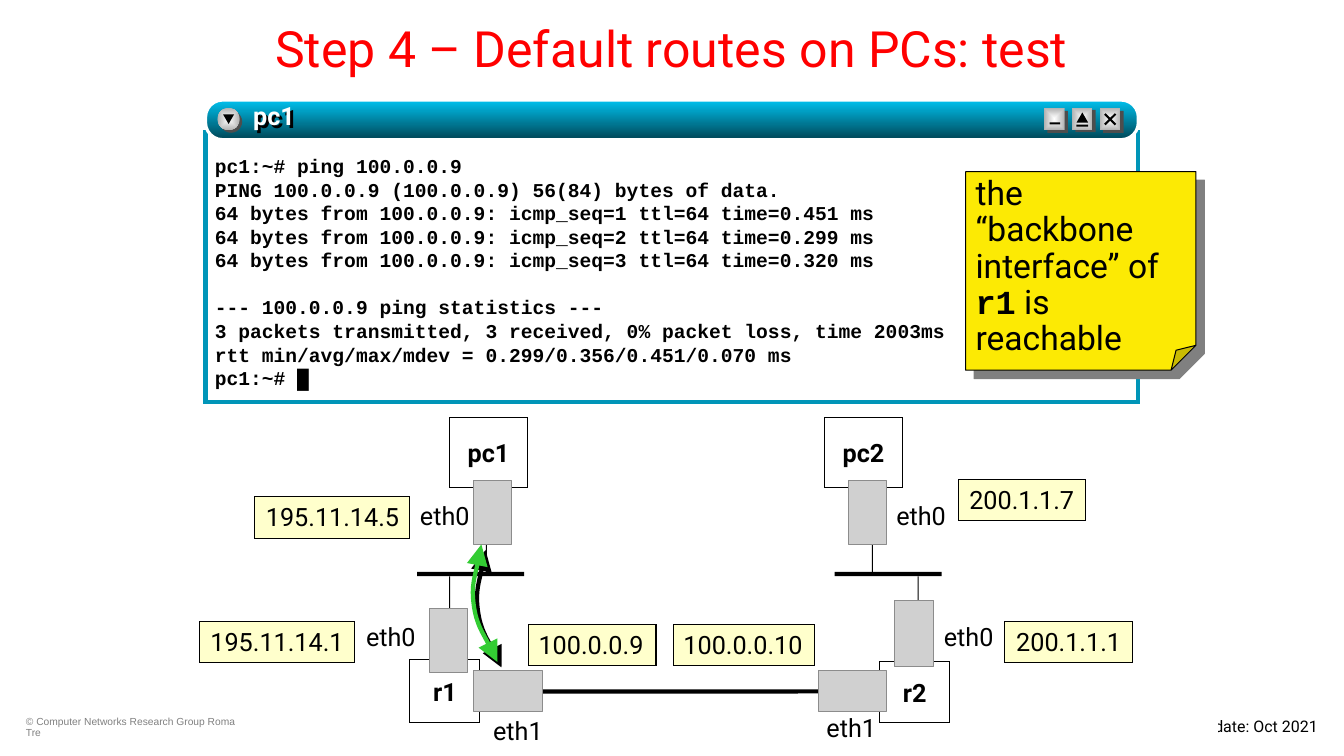
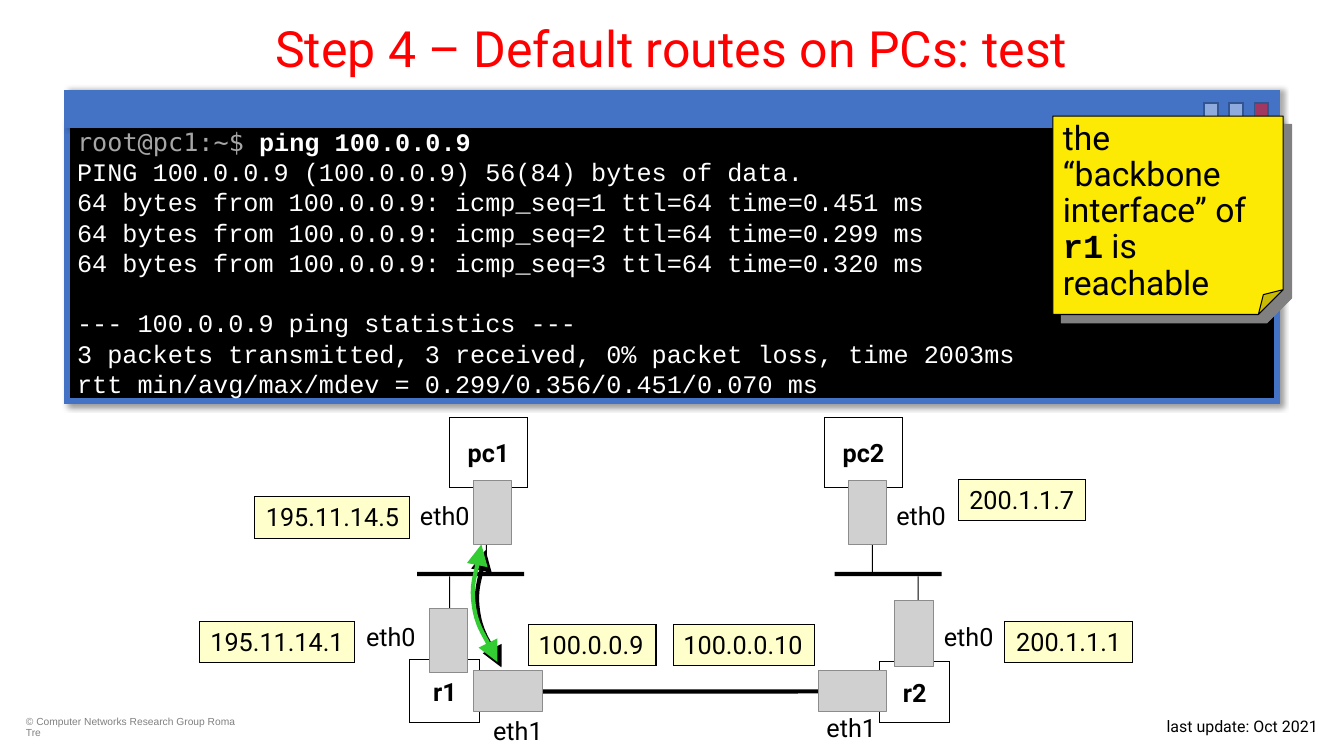
Before and after one commit to KatharaFramework/Kathara-Labs, a slide deck: slide 10 of main-labs/basic-topics/static-routing/004-kathara-lab_static-routing.pptx. Drawn at 1344x756 pixels with LibreOffice and Linux fonts; fonts in the diff are those of the drawing; grey boxes stand for pictures. Boxes give left, top, right and bottom in pixels: in the first picture for what was removed or moved away, otherwise in the second. Text is boxed around its words. In the diff, an @@ line names an element or a change of style, - is before the commit and + after.

```diff
--- a/main-labs/basic-topics/static-routing/004-kathara-lab_static-routing.pptx
+++ b/main-labs/basic-topics/static-routing/004-kathara-lab_static-routing.pptx
@@ rectangle added at (68,94,1277,125), fill #4472C4, outline #4472C4 4.5 pt @@
@@ group removed at (206,100,1138,402): 6 rectangles, 4 lines, 2 ellipses, 2 triangles, 1 rounded rectangle, 1 text @@
-pc1
@@ folded corner "the “backbone interface” of r1 ...": place and size @@
-folded corner "the “backbone interface” of r1 ..." at (966,171,1196,370)
+folded corner "the “backbone interface” of r1 ..." at (1054,116,1284,315)
@@ rectangle: place and size @@
-rectangle at (1100,108,1120,130)
+rectangle at (1205,103,1219,117)
@@ rectangle at (1205,103,1219,117): fill gradient #FFFFFF to #B2B2B2 to #8FAADC; outline none to #325491 1 pt @@
@@ rectangle added at (1229,103,1243,117), fill #8FAADC, outline #325491 1 pt @@
@@ rectangle added at (1254,103,1268,117), fill #FF0000 at 50% opacity, outline #325491 1 pt @@
@@ rectangle "root@pc1:~$ ping 100.0.0.9": place and size @@
-rectangle "root@pc1:~$ ping 100.0.0.9" at (215,159,945,389)
+rectangle "root@pc1:~$ ping 100.0.0.9" at (68,121,1277,401)
@@ rectangle "root@pc1:~$ ping 100.0.0.9" at (68,121,1277,401): fill none to #000000; outline none to #4472C4 4.5 pt; shadow on @@
@@ text in rectangle at (77,132,471,157): text changed; size 14 to 18 pt; text colour #000000 to #FFFFFF @@
-pc1:~# ping 100.0.0.9
+root@pc1:~$ ping 100.0.0.9
@@ text in rectangle at (77,163,1015,401): size 14 to 18 pt, text colour #000000 to #FFFFFF, bold off @@
@@ text in rectangle at (215,372,286,389): paragraph removed @@
-pc1:~# █
@@ rectangle removed at (323,704,1218,756) @@
```
Also in this commit, not shown: 13 other slides changed, 1 other file.
